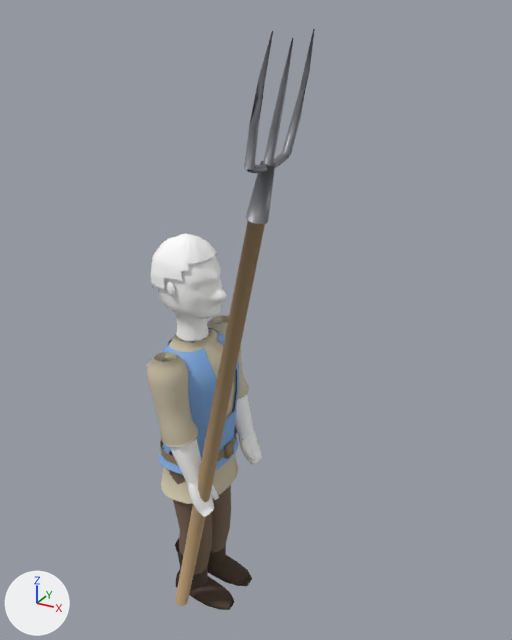
The glTF model public/models/units/peasant.glb: old version first, new version second.
Rendered twice from a camera (50 mm lens) standing at (0.938, -1.379, 1.59) and looking at (0.174, 0.008, 0.896). Lighting does not change. The marker at lower left points along +X, +Y and +Z. The picture after the commit comes second. Where no turn or scale is listed for an object, it has been applied to the vertices.

Before the edit, the objects in view are built like this:
```python
ob_arm_r = bpy.data.objects.new('Arm_R', me_arm_r_mesh)
ob_arm_r.location = (0.0, -0.13, 0.775)
ob_forearm_r = bpy.data.objects.new('Forearm_R', me_forearm_r_mesh)
ob_forearm_r.location = (0.0, -0.13, 0.775)
ob_hand_r = bpy.data.objects.new('Hand_R', me_hand_r_mesh)
ob_hand_r.location = (0.0, -0.13, 0.775)
ob_vest_team = bpy.data.objects.new('Vest_Team', me_vest_team_mesh)
ob_vest_team.location = (0.0, 0.0, 0.0)
ob_weapon = bpy.data.objects.new('Weapon', me_weapon_mesh)
ob_weapon.location = (0.0, -0.13, 0.775)
ob_weapon_head = bpy.data.objects.new('Weapon_Head', me_weapon_head_mesh)
ob_weapon_head.location = (0.0, -0.13, 0.775)
# also in view: 'Torso' at (0.0, 0.0, 0.601); 'Leg_L' at (0.001, 0.052, 0.286); 'Boot_L' at (0.038, 0.052, 0.089); 'Hair' at (-0.028, 0.0, 1.018); 'Head' at (0.002, 0.0, 0.975)
```
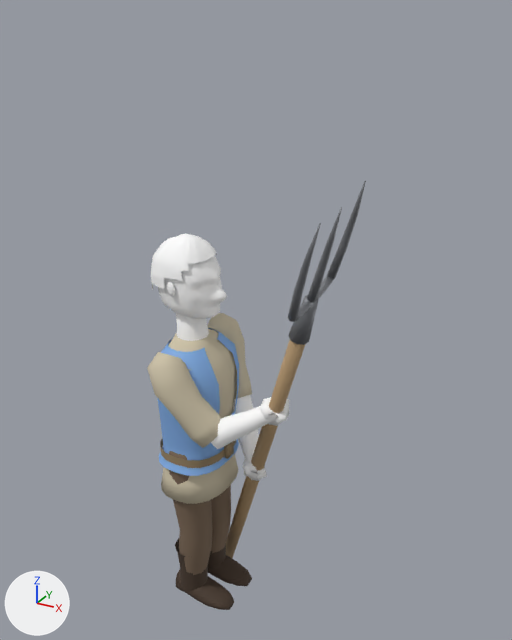
Location of each change, [x1, y1, x2, y2] in pixels of the pictures (512 x 640 px; the box of a moved part takes in the faces that stretch with it):
'Weapon', reshaped
    before: [175, 221, 265, 606]
    after: [226, 340, 305, 558]
'Weapon_Head', reshaped (10% wider, 16% shorter)
    before: [244, 29, 315, 224]
    after: [288, 181, 366, 345]
'Arm_R', reshaped (44% wider)
    before: [147, 352, 198, 447]
    after: [147, 352, 221, 448]
'Forearm_R', reshaped
    before: [170, 439, 201, 485]
    after: [211, 405, 276, 449]
'Hand_R', reshaped
    before: [187, 483, 219, 517]
    after: [259, 397, 289, 426]
part 3 of me_hand_r_mesh, added
    after: [282, 399, 289, 417]
part 4 of me_hand_r_mesh, added
    after: [259, 397, 287, 423]
part 5 of me_hand_r_mesh, added (mostly hidden)
    after: [268, 417, 281, 426]
part 6 of me_hand_r_mesh, deleted
    before: [187, 483, 214, 517]
part 7 of me_hand_r_mesh, deleted
    before: [211, 485, 219, 500]
part 9 of me_weapon_head_mesh, moved or reshaped
    before: [246, 161, 275, 224]
    after: [288, 295, 319, 345]
part 10 of me_weapon_head_mesh, moved or reshaped
    before: [245, 152, 289, 173]
    after: [291, 276, 333, 322]
part 11 of me_weapon_head_mesh, moved or reshaped
    before: [244, 29, 315, 170]
    after: [288, 181, 366, 322]

The change, as a diff of the scene's bpy script:
```diff
--- a/public/models/units/peasant.glb.py
+++ b/public/models/units/peasant.glb.py
@@ me_arm_r_mesh @@
-me_arm_r_mesh.from_pydata(...)  # 84 vertices, 164 faces; spans x -0.048..0.077, y -0.049..0.049, z -0.191..0.04
+me_arm_r_mesh.from_pydata(...)  # 72 vertices, 140 faces; spans x -0.046..0.15, y -0.054..0.062, z -0.19..0.054
+# me_arm_r_mesh part 1: the whole mesh is rebuilt
 me_arm_r_mesh.materials.append(mat_peasantlinen)
@@ me_forearm_r_mesh @@
-me_forearm_r_mesh.from_pydata(...)  # 40 vertices, 60 faces; spans x -0.008..0.096, y -0.036..0.036, z -0.305..-0.148
+me_forearm_r_mesh.from_pydata(...)  # 40 vertices, 60 faces; spans x 0.098..0.274, y -0.012..0.102, z -0.191..-0.057
+# me_forearm_r_mesh part 2: 40 of 40 vertices moved; they spanned x -0.008..0.096, y -0.036..0.036, z -0.305..-0.148 and now span x 0.098..0.274, y -0.012..0.102, z -0.191..-0.057; mean shift (0.138, 0.049, 0.107)
 me_forearm_r_mesh.materials.append(mat_peasantskin)
@@ me_hand_r_mesh @@
-me_hand_r_mesh.from_pydata(...)  # 58 vertices, 102 faces; spans x 0.0535..0.1226, y -0.034..0.0416, z -0.3915..-0.2852
+me_hand_r_mesh.from_pydata(...)  # 84 vertices, 146 faces; spans x 0.224..0.2955, y 0.0416..0.1175, z -0.1141..-0.0519
+# me_hand_r_mesh part 3: a new loose piece, a box spanning x 0.2494..0.2854, y 0.0745..0.1045, z -0.097..-0.053, in mat_peasantskin (white #ffffff)
+# me_hand_r_mesh part 4: a new loose piece of 42 vertices spanning x 0.224..0.2955, y 0.0416..0.1175, z -0.099..-0.0519, in mat_peasantskin (white #ffffff)
+# me_hand_r_mesh part 5: a new loose piece of 16 vertices spanning x 0.2249..0.2826, y 0.0574..0.1128, z -0.1141..-0.0643, in mat_peasantskin (white #ffffff)
+# me_hand_r_mesh part 6: the loose piece of 40 vertices spanning x 0.0535..0.1213, y -0.034..0.034, z -0.3915..-0.2852 is deleted
+# me_hand_r_mesh part 7: the loose piece of 18 vertices spanning x 0.0683..0.1226, y 0.0167..0.0416, z -0.3643..-0.3031 is deleted
+# other edits to the shape of me_hand_r_mesh do not show in these pictures
 me_hand_r_mesh.materials.append(mat_peasantskin)
@@ me_weapon_mesh @@
-me_weapon_mesh.from_pydata(...)  # 30 vertices, 56 faces; spans x -0.011..0.275, y -0.019..0.019, z -0.741..0.44
+me_weapon_mesh.from_pydata(...)  # 40 vertices, 76 faces; spans x -0.038..0.376, y -0.014..0.315, z -0.832..0.196
+# me_weapon_mesh part 8: the whole mesh is rebuilt
 me_weapon_mesh.materials.append(mat_pitchforkwood)
@@ me_weapon_head_mesh @@
-me_weapon_head_mesh.from_pydata(...)  # 144 vertices, 268 faces; spans x 0.229..0.331, y -0.098..0.098, z 0.412..0.78
+me_weapon_head_mesh.from_pydata(...)  # 144 vertices, 268 faces; spans x 0.329..0.485, y -0.172..0.061, z 0.16..0.523
+# me_weapon_head_mesh part 9: the loose piece of 30 vertices spanning x 0.229..0.292, y -0.023..0.023, z 0.412..0.537 is multiplied about its middle by the matrix ((0.983, 0.093, 0.122), (-0.052, 0.965, -0.246), (-0.164, 0.247, 0.918)), then moved by (0.106, -0.006, -0.252)
+# me_weapon_head_mesh part 10: the loose piece of 42 vertices spanning x 0.268..0.287, y -0.08..0.08, z 0.518..0.548 is multiplied about its middle by the matrix ((0.986, 0.093, 0.137), (-0.055, 0.965, -0.258), (-0.156, 0.247, 0.957)), then moved by (0.113, -0.022, -0.259)
+# me_weapon_head_mesh part 11: 72 of 144 vertices moved; they spanned x 0.268..0.331, y -0.098..0.098, z 0.525..0.78 and now span x 0.378..0.485, y -0.172..0.061, z 0.256..0.523; mean shift (0.13, -0.055, -0.269); largest move (0.33, -0.084, 0.78) -> (0.468, -0.172, 0.48)
 me_weapon_head_mesh.materials.append(mat_pitchforkiron)
```
